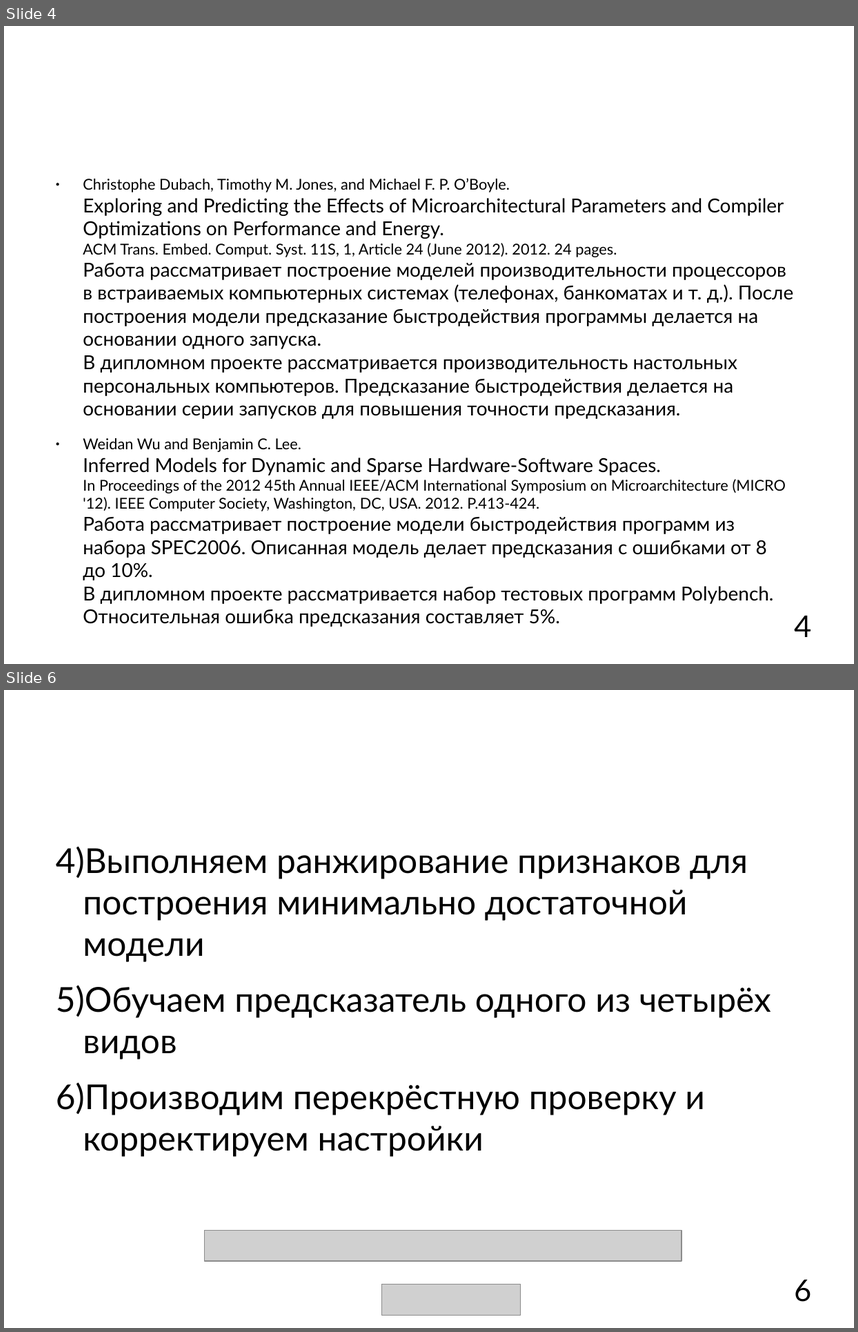
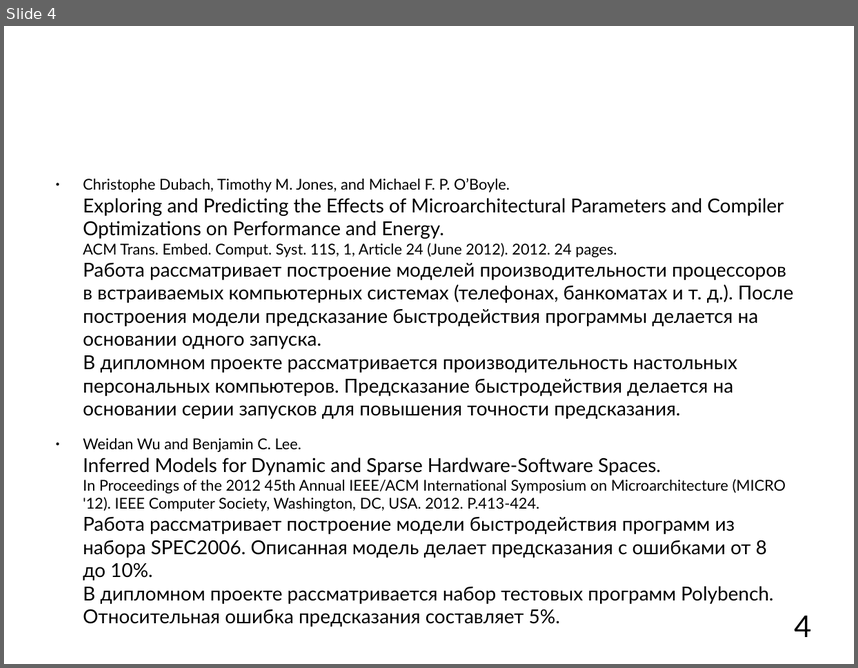
Before and after one commit to mkpankov/adaptor, a slide deck: diploma/defense/brochure.odp. Shown one above the other, each under a label of ours: slides 4 and 6 before the commit, slide 4 after it; the slides between them are not shown. The pictures are 858x1332 and 858x668 pixels, drawn with LibreOffice and Linux fonts; fonts in the diff are those of the drawing; grey boxes stand for pictures; background and template pictures are left out. Boxes give left, top, right and bottom in pixels: in the first picture for what was removed or moved away, otherwise in the second. Text is boxed around its words. In the diff, an @@ line names an element or a change of style, - is before the commit and + after.

```diff
--- a/diploma/defense/brochure.odp
+++ b/diploma/defense/brochure.odp
@@ slide 6 removed at [4, 690, 854, 1328], background picture (left out) @@
@@ text removed at [56, 846, 771, 1156] @@
-4) Выполняем ранжирование признаков для построения минимально достаточной модели
-5) Обучаем предсказатель одного из четырёх видов
-6) Производим перекрёстную проверку и корректируем настройки
@@ picture removed at [205, 1230, 682, 1261] @@
@@ picture removed at [382, 1284, 521, 1315] @@
@@ page number removed at [794, 1279, 811, 1301] @@
-6
```
Also in this commit, not shown: 1 slide changed, 2 slides added.
